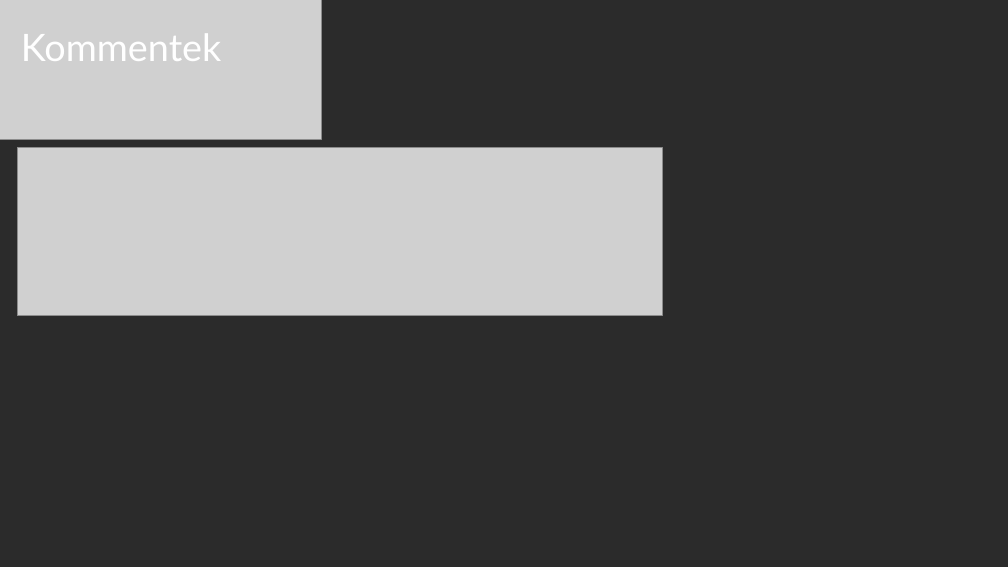
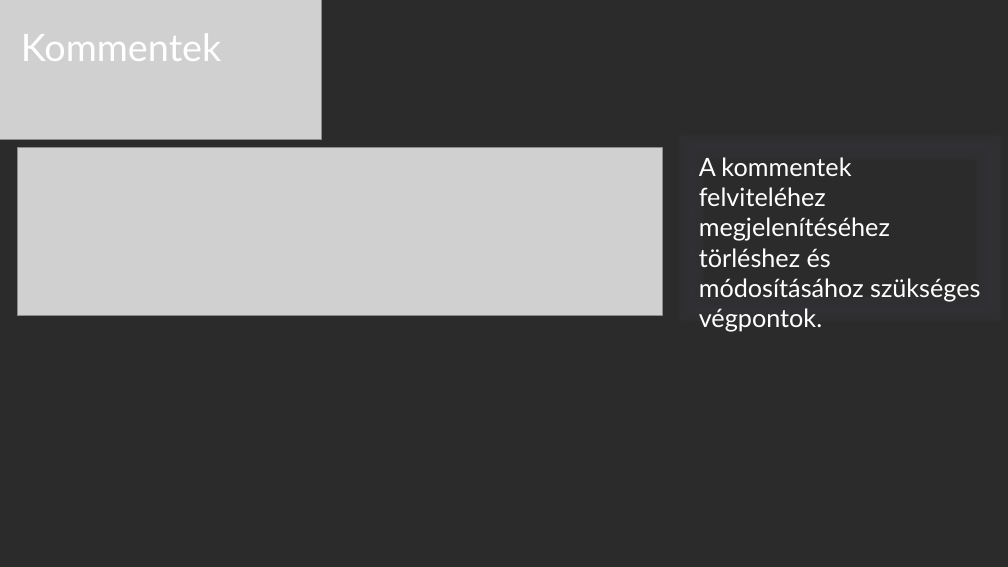
Before and after one commit to ponuzsr/vizsgaremek, a slide deck: slide 25 of Vizsgaremek_Ppt.pptx (slide 24 before the commit). Drawn at 1008x567 pixels with LibreOffice and Linux fonts; fonts in the diff are those of the drawing; grey boxes stand for pictures; background and template pictures are left out; a plain dark background stands for a picture behind light text. Boxes give left, top, right and bottom in pixels: in the first picture for what was removed or moved away, otherwise in the second. Text is boxed around its words. In the diff, an @@ line names an element or a change of style, - is before the commit and + after.

```diff
--- a/Vizsgaremek_Ppt.pptx
+++ b/Vizsgaremek_Ppt.pptx
@@ rectangle added at box(692, 147, 989, 308), outline #302F34 0.75 pt, 24 pt, text #FFFFFF @@
+A kommentek felviteléhez megjelenítéséhez törléshez és módosításához szükséges végpontok.
```
Also in this commit, not shown: 4 other slides changed, 2 slides added.
